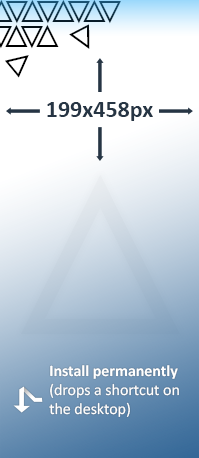
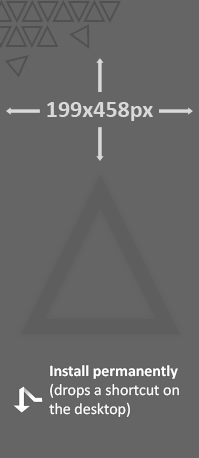
Comparing the layer stacks of the two 199 × 458 images. Changes:
removed group "Dimensions" (5 layers) over box(6, 58, 193, 161)
removed layer "Up" from group "Dimensions" over box(96, 58, 104, 92)
removed layer "Right" from group "Dimensions" over box(159, 107, 193, 115)
removed layer "Down" from group "Dimensions" over box(96, 127, 104, 161)
removed layer "Left" from group "Dimensions" over box(6, 107, 40, 115)
removed layer "199x458px" from group "Dimensions" over box(47, 102, 153, 121)
added layer "Dimensions" above "InstallHint" over box(6, 58, 193, 161)
hid "Colors" (2nd of 2) over box(0, 0, 199, 458)
"Gruppe 1": opacity 100% → 20% over box(0, 0, 121, 78)
"△" (2nd of 2): opacity 5% → 10% over box(21, 175, 180, 334)
painted on "BG" over box(0, 0, 199, 458)
